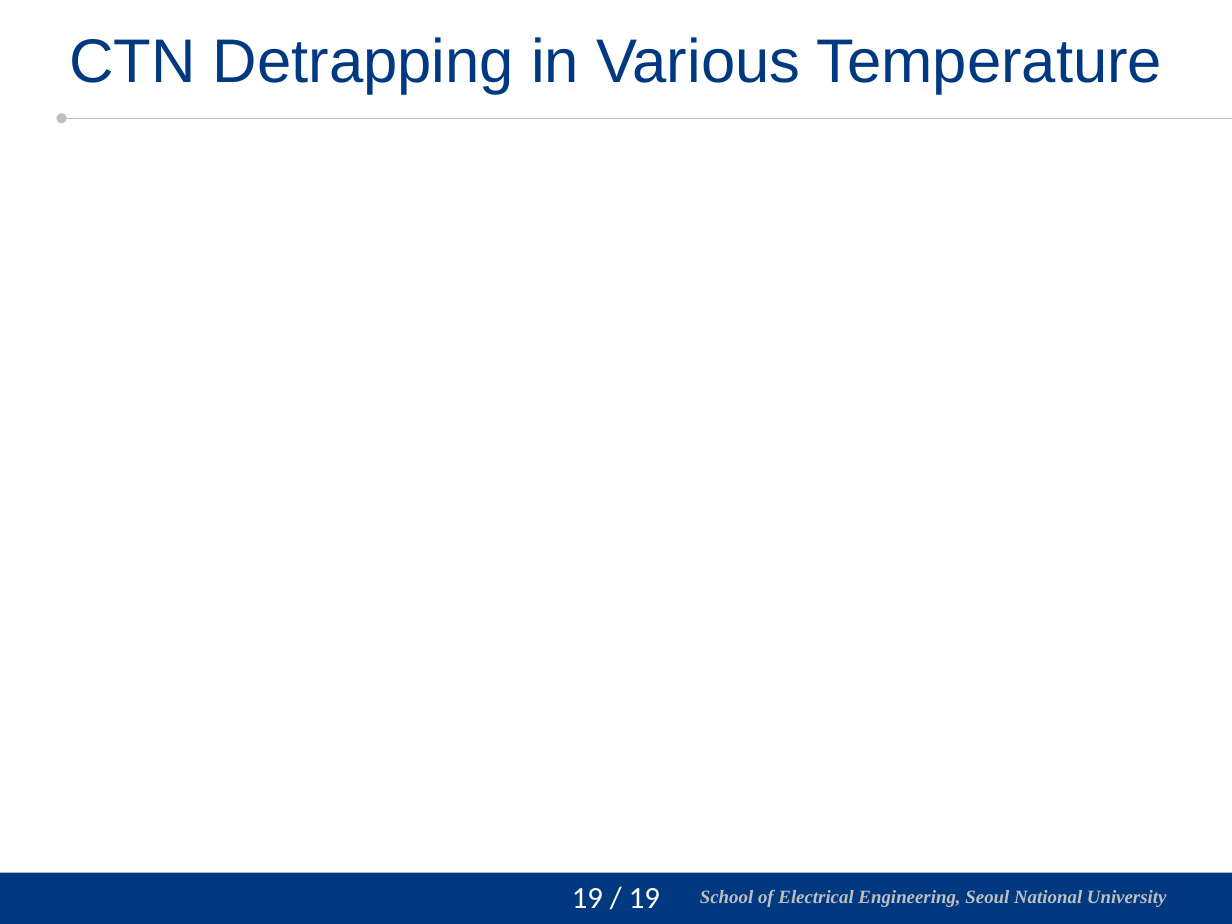
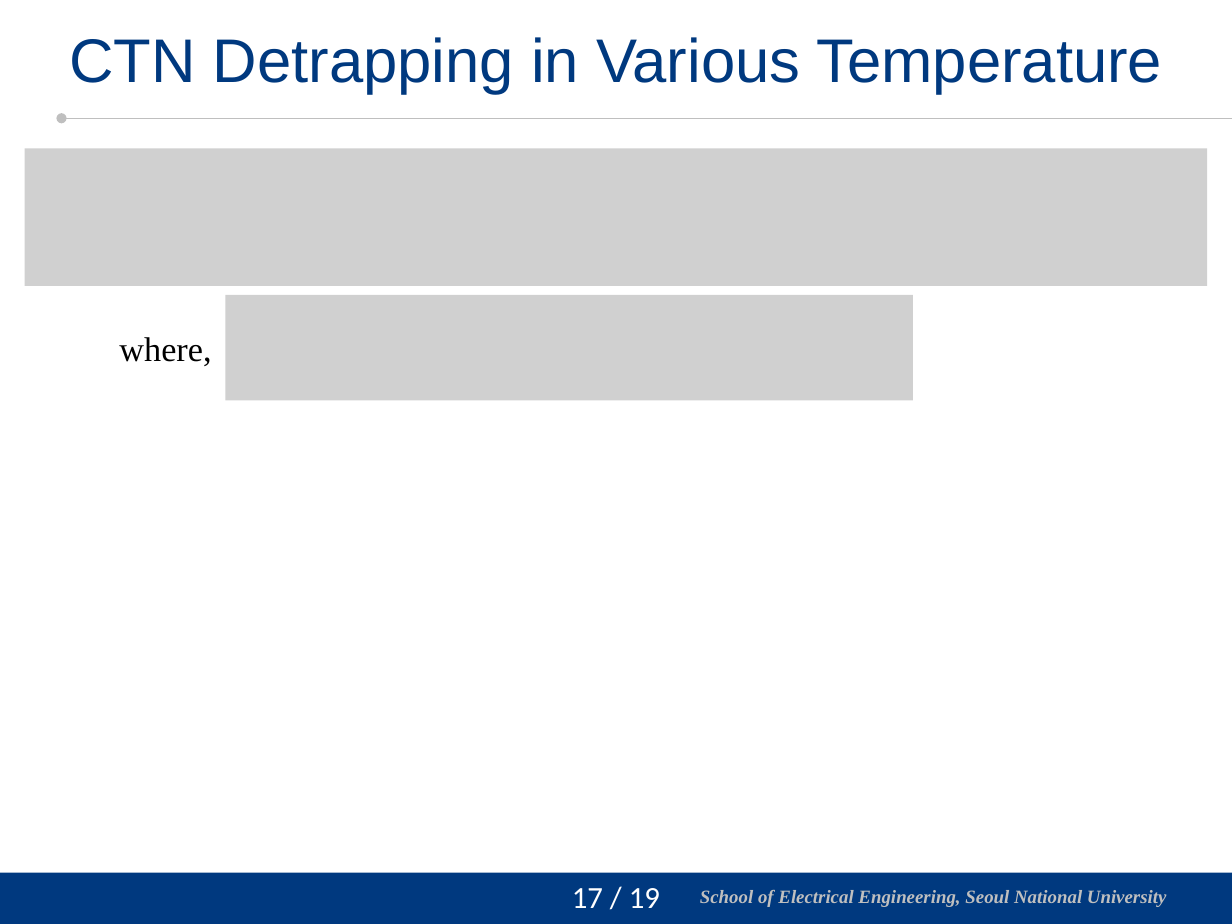
Before and after one commit to vectorcont62-dev/Graduation-SNU-MS, a slide deck: slide 18 of 진명 석사졸업 연구 정리 - 주요내용 보강.pptx (slide 20 before the commit). Drawn at 1232x924 pixels with LibreOffice and Linux fonts; fonts in the diff are those of the drawing; grey boxes stand for pictures; background and template pictures are left out. Boxes give left, top, right and bottom in pixels: in the first picture for what was removed or moved away, otherwise in the second. Text is boxed around its words. In the diff, an @@ line names an element or a change of style, - is before the commit and + after.

```diff
--- a/진명 석사졸업 연구 정리 - 주요내용 보강.pptx
+++ b/진명 석사졸업 연구 정리 - 주요내용 보강.pptx
@@ picture added at <box>25,148,1207,286</box> @@
@@ picture added at <box>225,294,913,400</box> @@
@@ text added at <box>119,337,211,366</box>, 20 pt, text #000000 @@
+where,
@@ page number at <box>572,888,660,908</box>: text changed @@
-19 / 19
+17 / 19
```
Also in this commit, not shown: 1 other slide changed.
